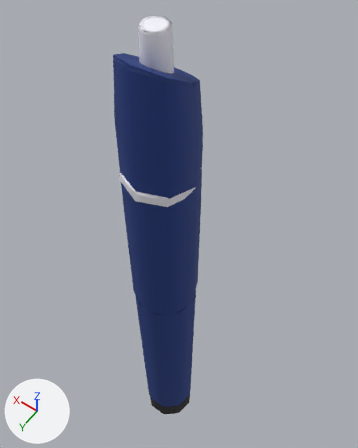
An edit to the FBX model care-up/Assets/Resources/Models/insulinPen.fbx, drawn before and after from the same camera.
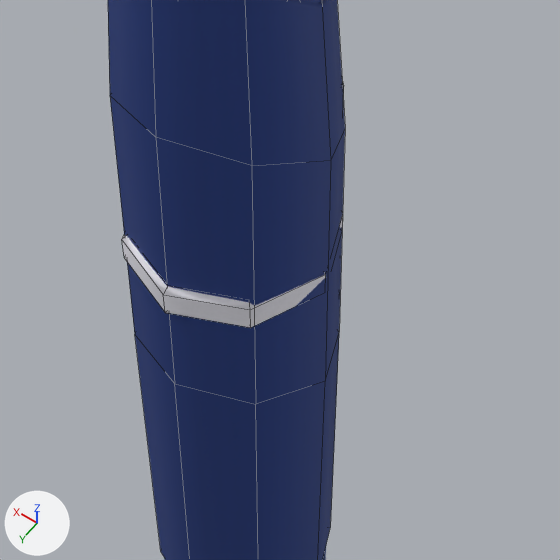
Each version is shown whole from a 50 mm lens placed at (-0.0567, 0.0713, 0.1532), pointed at (0.0079, -0.0191, 0.011), then close up on the part from 20% to 79% of the width and 19% to 66% of the height. Lighting does not change. The marker at lower left points along +X, +Y and +Z. The close-ups show mesh edges as thin lines. Where no turn or scale is listed for an object, it has been applied to the vertices.

The first close-up shows 'insulinPenCap', 'insulinPenNeedleCap'.
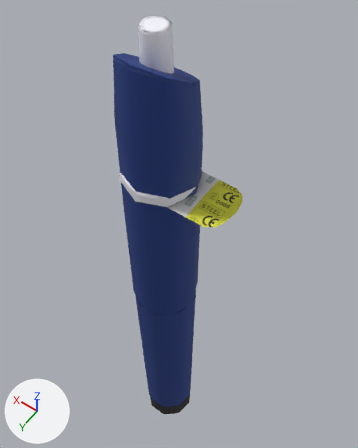
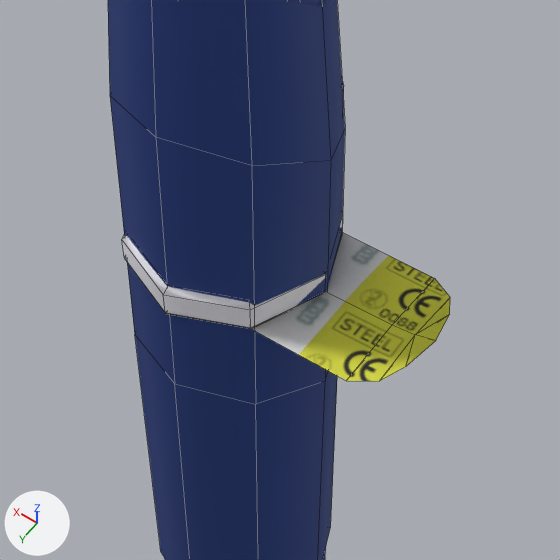
Commit message: Addad protective peel foil to Insulin Pen

Location of each change, (x1, y1, x2, y2) in pixels of the close-ups (560 x 560 px):
'insulinPenProt', added: after (125, 232, 450, 381)

Edits to the bpy script that builds the scene:
```text
Add img_prot_diff_png:
    img_prot_diff_png = load_image('prot_Diff.png', '../Textures/prot_Diff.png', 256, 256, 'sRGB')
Add mat_material_010:
    mat_material_010 = principled_material('Material.010')
    mat_material_010.texture = img_prot_diff_png
    mat_material_010.roughness = 0.69
Add me_mesh_001_1:
    me_mesh_001_1.from_pydata(...)  # 22 vertices, 32 faces; spans x -0.0233..0.0109, y -0.011..0.011, z 0.0572..0.0589
    me_mesh_001_1.materials.append(mat_material_010)  # picture img_prot_diff_png
Add ob_insulinpenprot:
    ob_insulinpenprot = bpy.data.objects.new('insulinPenProt', me_mesh_001_1)
    ob_insulinpenprot.location = (0.0, 0.0, 0.0)
```
